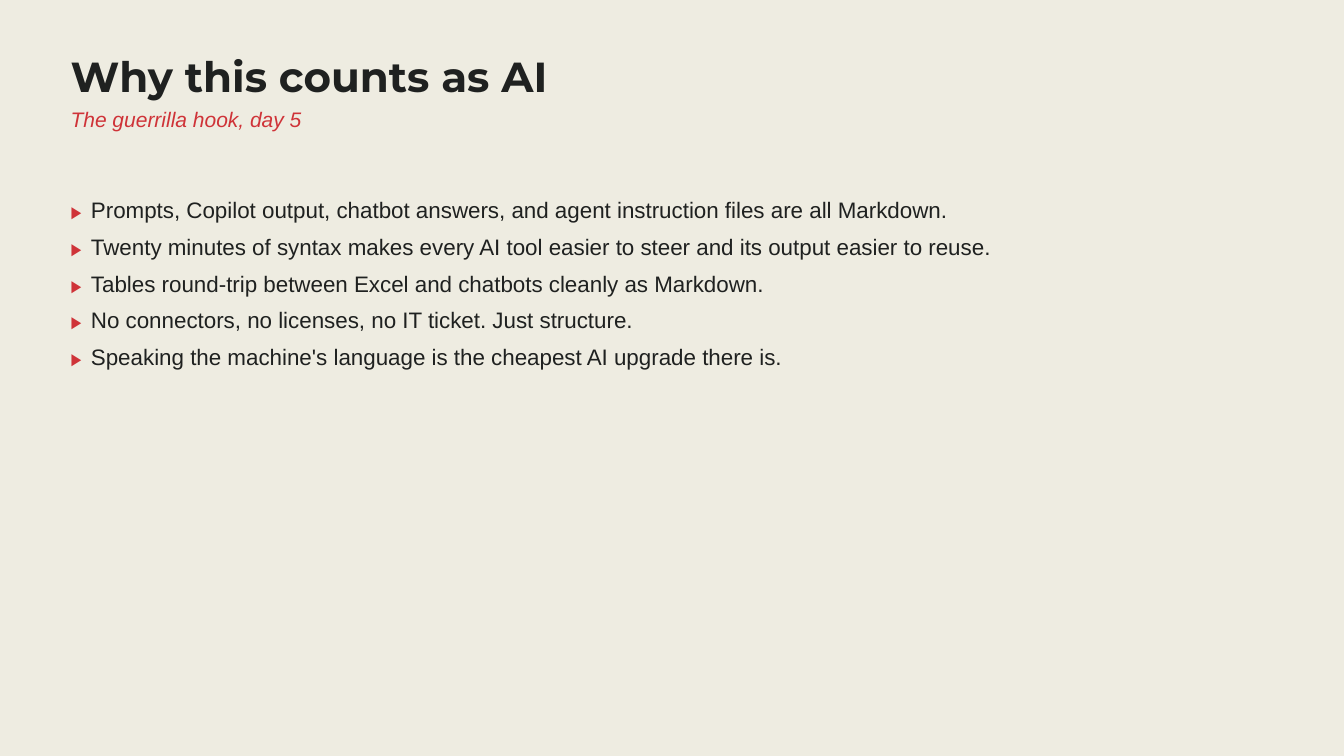
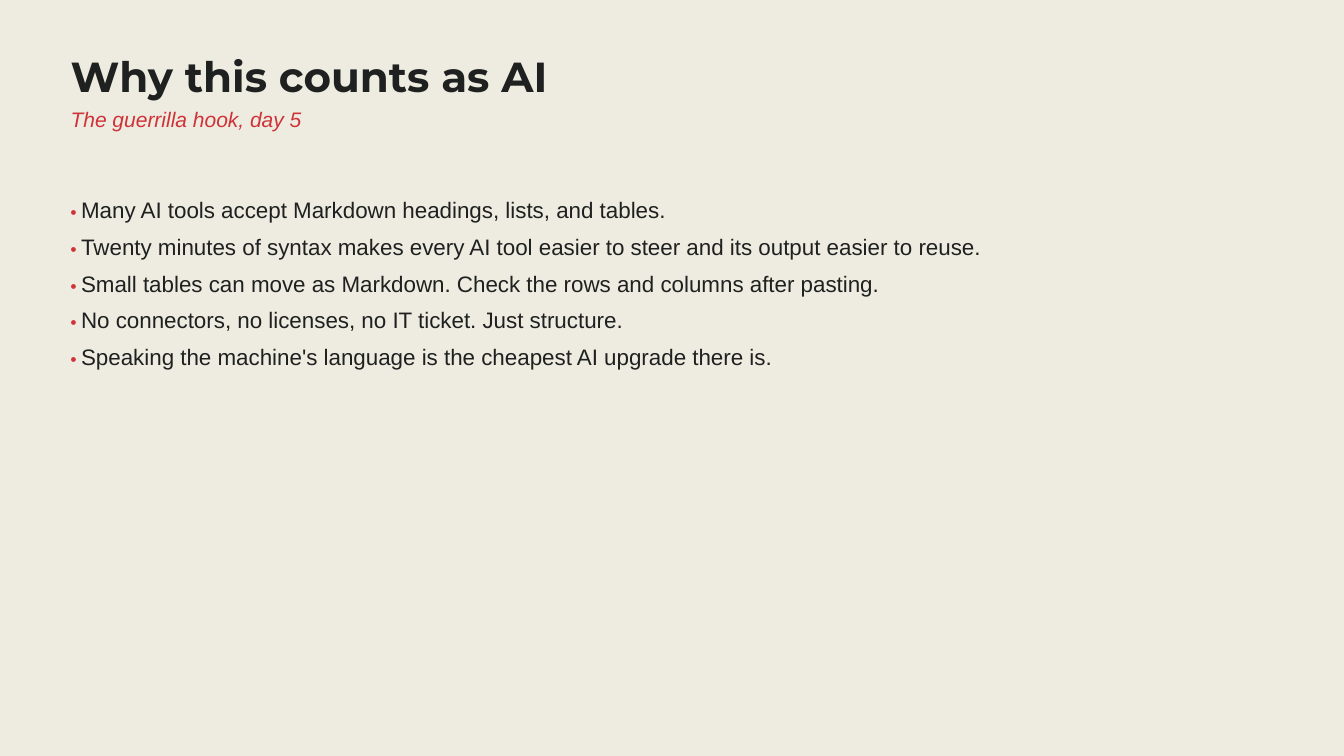
Before and after one commit to stringfestdata/guerilla-ai-for-excel, a slide deck: slide 3 of Day 5/Guerrilla AI - Day 5 - Slides.pptx. Drawn at 1344x756 pixels with LibreOffice and Linux fonts; fonts in the diff are those of the drawing. Boxes give left, top, right and bottom in pixels: in the first picture for what was removed or moved away, otherwise in the second. Text is boxed around its words. In the diff, an @@ line names an element or a change of style, - is before the commit and + after.

```diff
--- a/Day 5/Guerrilla AI - Day 5 - Slides.pptx
+++ b/Day 5/Guerrilla AI - Day 5 - Slides.pptx
@@ text at [81, 201, 981, 370]: text changed @@
-▶ Prompts, Copilot output, chatbot answers, and agent instruction files are all Markdown.
-▶ Twenty minutes of syntax makes every AI tool easier to steer and its output easier to reuse.
-▶ Tables round-trip between Excel and chatbots cleanly as Markdown.
-▶ No connectors, no licenses, no IT ticket. Just structure.
-▶ Speaking the machine's language is the cheapest AI upgrade there is.
+• Many AI tools accept Markdown headings, lists, and tables.
+• Twenty minutes of syntax makes every AI tool easier to steer and its output easier to reuse.
+• Small tables can move as Markdown. Check the rows and columns after pasting.
+• No connectors, no licenses, no IT ticket. Just structure.
+• Speaking the machine's language is the cheapest AI upgrade there is.
```
Also in this commit, not shown: 7 other slides changed, 1 slide added, 1 slide removed, 11 other files.
